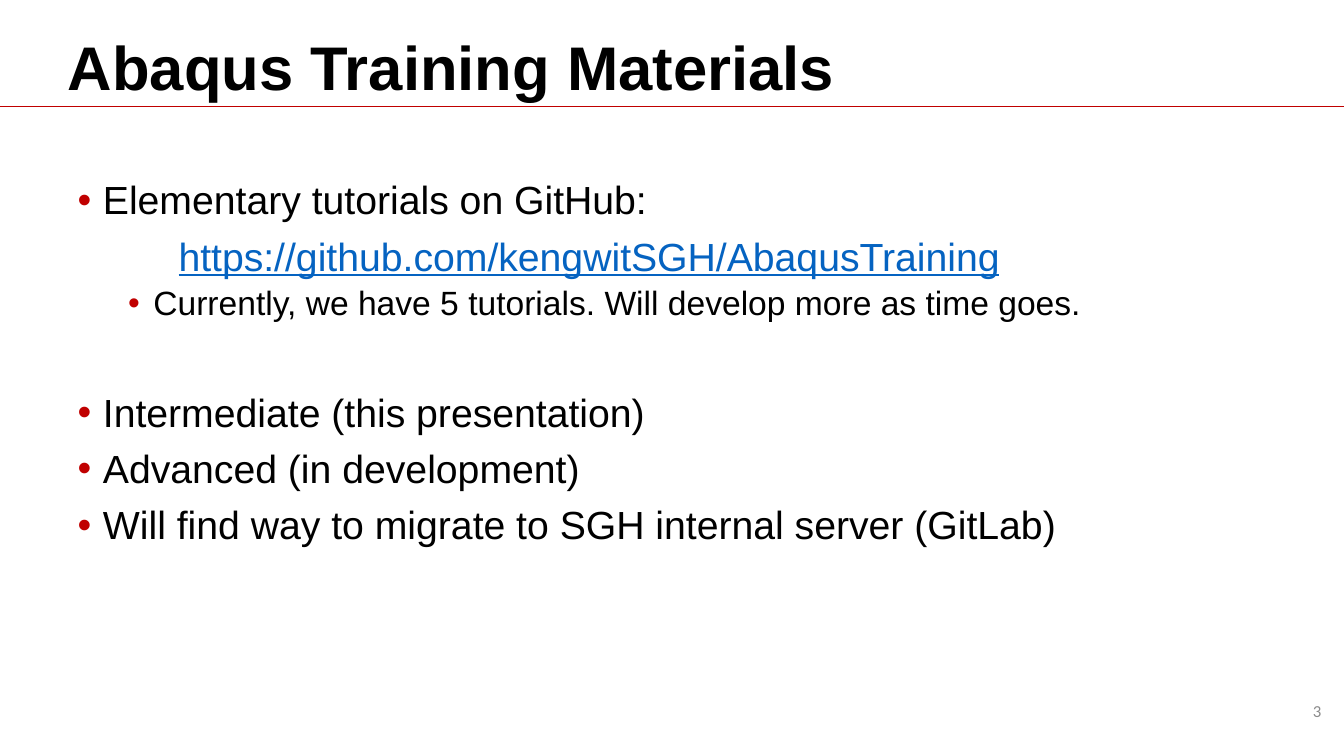
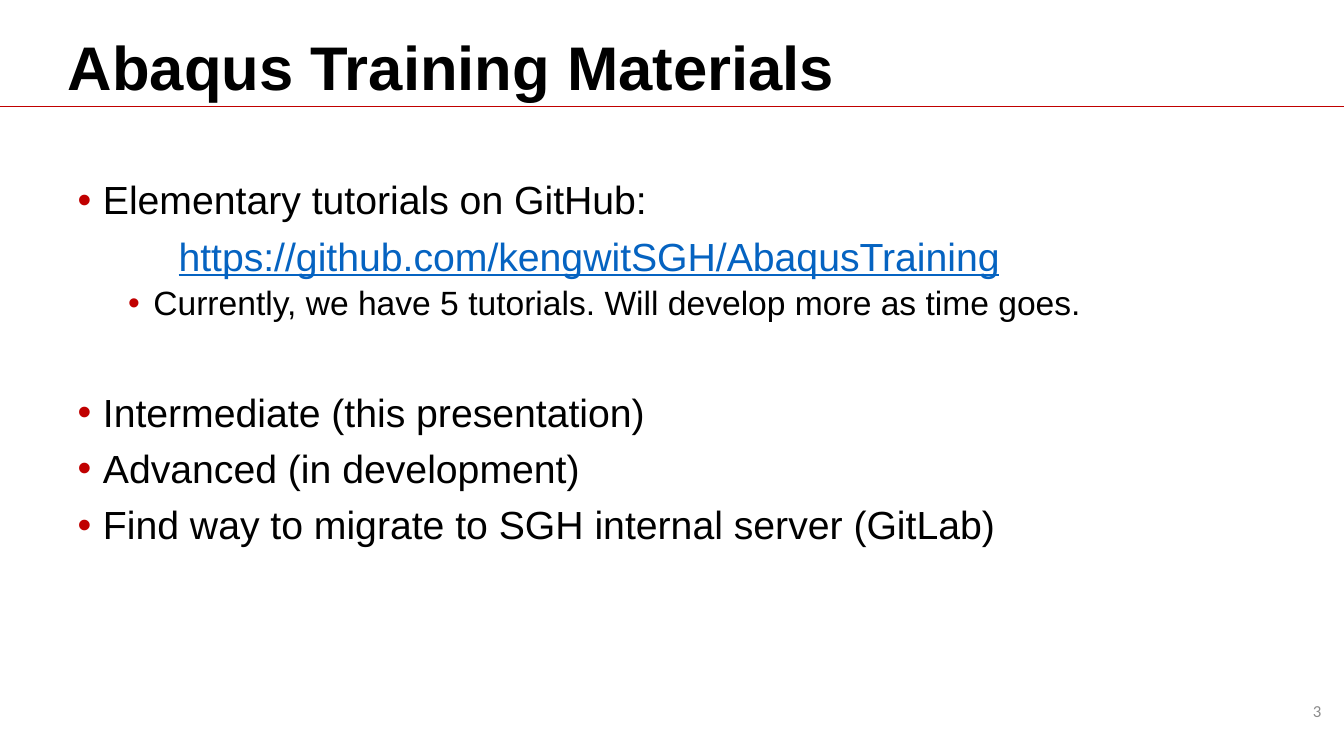
Before and after one commit to Batmanabcdefg/AbaqusTraining, a slide deck: slide 3 of Training.pptx. Drawn at 1344x756 pixels with LibreOffice and Linux fonts; fonts in the diff are those of the drawing; background and template pictures are left out. Boxes give left, top, right and bottom in pixels: in the first picture for what was removed or moved away, otherwise in the second. Text is boxed around its words. In the diff, an @@ line names an element or a change of style, - is before the commit and + after.

```diff
--- a/Training.pptx
+++ b/Training.pptx
@@ text at [103, 510, 995, 547]: text changed @@
-• Will find way to migrate to SGH internal server (GitLab)
+• Find way to migrate to SGH internal server (GitLab)
```
Also in this commit, not shown: 12 other slides changed, 6 slides added, 2 slides removed.
